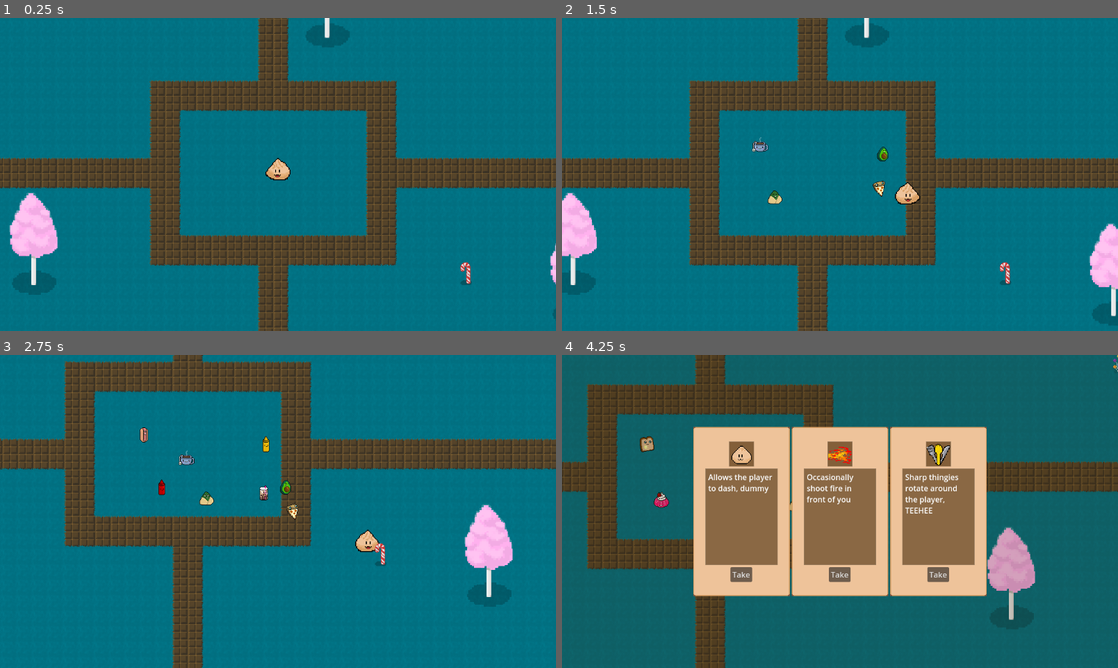
Above: before the commit, frames 1-4 (two rows, left to right).
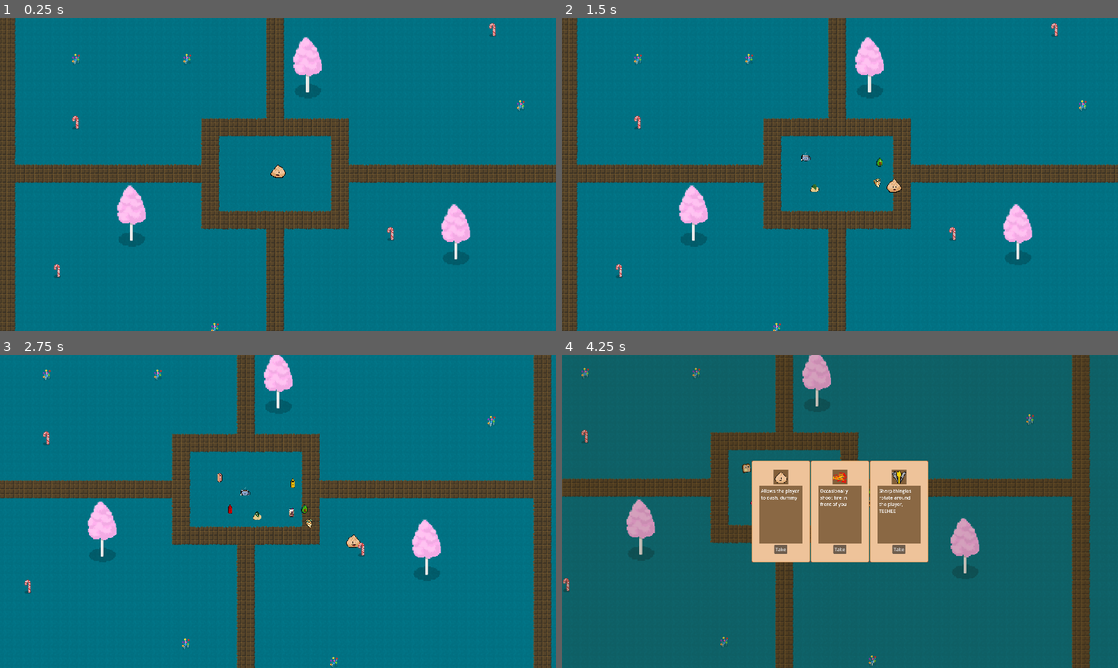
Above: after the commit, the same moments.

Repository: SteamedKoko/Gluttony
Game: Godot game, scene res://scenes/arena/arena.tscn
Same seed, same stepped clock (60 frames per second), same inputs: the game is played once before the commit and once after it.
Inputs:
- Up to frame 1 (0.25 s): no input
- Up to frame 2 (1.5 s): tap Enter at 0.5 s; hold F (right) 0.53-1.28 s; hold J (dash) 0.53-1.28 s; hold Down (down) from 1.28 s (still down); tap J (dash) at 1.35 s
- Up to frame 3 (2.75 s): release Down (down) at 2.03 s; hold F (right) from 2.03 s (still down); hold J (dash) from 2.03 s (still down)
- Up to frame 4 (4.25 s): release F (right) at 2.78 s; release J (dash) at 2.78 s; hold Up (up) 2.78-3.53 s; tap J (dash) at 2.85 s; hold S (left) from 3.53 s (still down); hold J (dash) from 3.53 s (still down)

The runs differ from the first frame. In frame 1, 28% of the frame differs, in the area x 0-100%, y 0-100%; in frame 2, 30%; in frame 3, 32%; in frame 4, 44%.

Commit message:
refactor: skill attributes and levels, skill manager skill selection

Diff:
--- /dev/null
+++ b/components/attack/animated_attack.gd
@@ -0,0 +1,59 @@
+class_name AnimatedAttack
+extends Area2D
+
+@export var animated_sprite: AnimatedSprite2D
+@export var damage: int = 0
+@export var damage_cooldown: float = 0
+@export var knockback: float = 0
+@export var frame_to_enable_collider: int = 0
+@export var frame_to_end_collider: int = 0
+@export var time_to_cast: float = 0
+
+var execute_timer: Timer
+
+signal dealt_damage()
+
+func _ready() -> void:
+
+	execute_timer = Timer.new()
+	execute_timer.timeout.connect(_on_execute_timeout)
+	execute_timer.wait_time = time_to_cast
+	execute_timer.autostart = true
+
+	self.add_child(execute_timer)
+	animated_sprite.visible = false
+	animated_sprite.frame_changed.connect(_on_animated_sprite_changed)
+	animated_sprite.animation_finished.connect(_on_animated_sprite_finished)
+
+
+func _on_execute_timeout() -> void:
+	animated_sprite.play()
+	animated_sprite.visible = true
+
+func _on_animated_sprite_changed() -> void:
+	if animated_sprite.frame == frame_to_enable_collider:
+		monitoring = true
+
+	if animated_sprite.frame == frame_to_end_collider:
+		monitoring = false
+
+func _on_animated_sprite_finished() -> void:
+	monitoring = false
+	animated_sprite.visible = false
+
+func check_and_apply_damage():
+	if not monitoring:
+		return
+
+	var overlap = get_overlapping_areas()
+	for ob in overlap:
+		_try_hurt_hurtbox(ob)
+
+
+func _try_hurt_hurtbox(ob: Node):
+	if(ob is HurtBox):
+		if ob.try_receive_continuous_damage(damage, knockback, damage_cooldown, name):
+			dealt_damage.emit()
+
+func _physics_process(_delta: float) -> void:
+	check_and_apply_damage()
--- /dev/null
+++ b/components/attack/animated_attack.tscn
@@ -0,0 +1,6 @@
+[gd_scene load_steps=2 format=3 uid="uid://dt6fng5typ03j"]
+
+[ext_resource type="Script" uid="uid://6idlg50g4u4m" path="res://components/attack/animated_attack.gd" id="1_cloqr"]
+
+[node name="AnimatedAttack" type="Area2D"]
+script = ExtResource("1_cloqr")
--- /dev/null
+++ b/components/attack/attack.gd
@@ -0,0 +1,22 @@
+class_name Attack
+extends Area2D
+
+@export var damage: float = 0
+@export var knockback = 0
+
+signal dealt_damage()
+
+func check_and_apply_damage():
+	if not monitoring:
+		return
+
+	var overlap = get_overlapping_areas()
+	for ob in overlap:
+		if(ob is HurtBox):
+			if ob.try_receive_damage(damage, knockback):
+				dealt_damage.emit()
+
+
+
+func _physics_process(_delta: float) -> void:
+	check_and_apply_damage()
--- /dev/null
+++ b/components/attack/attack.tscn
@@ -0,0 +1,8 @@
+[gd_scene load_steps=2 format=3 uid="uid://cd07nhfaef5cy"]
+
+[ext_resource type="Script" uid="uid://1ab276wrgw0r" path="res://components/attack/attack.gd" id="1_18j6u"]
+
+[node name="Attack" type="Area2D"]
+collision_layer = 0
+collision_mask = 0
+script = ExtResource("1_18j6u")
--- a/utils/health/health.tscn
+++ b/components/health/health.tscn
@@ -1,6 +1,6 @@
 [gd_scene load_steps=2 format=3 uid="uid://dtqtnwsjxg55d"]
 
-[ext_resource type="Script" uid="uid://cfbnkrrci5jjf" path="res://utils/health/health.gd" id="1_y5ksp"]
+[ext_resource type="Script" uid="uid://cfbnkrrci5jjf" path="res://components/health/health.gd" id="1_y5ksp"]
 
 [node name="Health" type="Node"]
 script = ExtResource("1_y5ksp")
--- a/utils/hurt_box/hurt_box.gd
+++ b/components/hurt_box/hurt_box.gd
@@ -9,7 +9,7 @@
 signal took_damage(dmg)
 signal got_knocked_back(knockback)
 
-func receive_damage(damage: float, knockback: float) -> bool:
+func try_receive_damage(damage: float, knockback: float) -> bool:
 	health.take_health(damage)
 	took_damage.emit(damage)
 
@@ -19,7 +19,7 @@
 	return true
 
 
-func receive_continuous_damage(damage: float, knockback: float,dmg_cooldown: float, key: String) -> bool:
+func try_receive_continuous_damage(damage: float, knockback: float, dmg_cooldown: float, key: String) -> bool:
 	if damage_source_dictionary.has(key):
 		return false
 
@@ -37,10 +37,3 @@
 
 func remove_damage_timeout(key: String):
 	damage_source_dictionary.erase(key)
-
-
-# func iframes():
-# 	if monitoring:
-# 		monitoring = false
-# 		await get_tree().create_timer(invulerability_time_seconds).timeout
-# 		monitoring = true
--- a/utils/hurt_box/hurt_box.tscn
+++ b/components/hurt_box/hurt_box.tscn
@@ -1,6 +1,6 @@
 [gd_scene load_steps=2 format=3 uid="uid://cy0ic1sihaot4"]
 
-[ext_resource type="Script" uid="uid://b0010kpx51nj5" path="res://utils/hurt_box/hurt_box.gd" id="1_e04rp"]
+[ext_resource type="Script" uid="uid://b0010kpx51nj5" path="res://components/hurt_box/hurt_box.gd" id="1_e04rp"]
 
 [node name="HurtBox" type="Area2D"]
 collision_layer = 0
--- a/utils/soft_collision/soft_collision.tscn
+++ b/components/soft_collision/soft_collision.tscn
@@ -1,6 +1,6 @@
 [gd_scene load_steps=3 format=3 uid="uid://cmiuc2trhsyq7"]
 
-[ext_resource type="Script" uid="uid://bf3dlhtah0i8g" path="res://utils/soft_collision/soft_collision.gd" id="1_h44i1"]
+[ext_resource type="Script" uid="uid://bf3dlhtah0i8g" path="res://components/soft_collision/soft_collision.gd" id="1_h44i1"]
 
 [sub_resource type="CircleShape2D" id="CircleShape2D_leeyd"]
 radius = 15.0333
--- a/utils/sprite_loader/sprite_loader.tscn
+++ b/components/sprite_loader/sprite_loader.tscn
@@ -1,6 +1,6 @@
 [gd_scene load_steps=3 format=3 uid="uid://btiour3vke172"]
 
-[ext_resource type="Script" uid="uid://83j4mmrobihj" path="res://utils/sprite_loader/sprite_loader.gd" id="1_0u5yo"]
+[ext_resource type="Script" uid="uid://83j4mmrobihj" path="res://components/sprite_loader/sprite_loader.gd" id="1_0u5yo"]
 
 [sub_resource type="SpriteFrames" id="SpriteFrames_10fmt"]
 
--- a/entities/monsters/consumable_monster.tscn
+++ b/entities/monsters/consumable_monster.tscn
@@ -1,10 +1,10 @@
 [gd_scene load_steps=10 format=3 uid="uid://bq0pxhpgrk6oq"]
 
 [ext_resource type="Script" uid="uid://c2eys7m02t08e" path="res://entities/monsters/consumable_monster.gd" id="1_8t66q"]
-[ext_resource type="PackedScene" uid="uid://cmiuc2trhsyq7" path="res://utils/soft_collision/soft_collision.tscn" id="2_fphre"]
-[ext_resource type="PackedScene" uid="uid://cd07nhfaef5cy" path="res://utils/attack/attack.tscn" id="3_8t66q"]
-[ext_resource type="PackedScene" uid="uid://cy0ic1sihaot4" path="res://utils/hurt_box/hurt_box.tscn" id="4_34hvv"]
-[ext_resource type="PackedScene" uid="uid://dtqtnwsjxg55d" path="res://utils/health/health.tscn" id="5_fcyur"]
+[ext_resource type="PackedScene" uid="uid://cmiuc2trhsyq7" path="res://components/soft_collision/soft_collision.tscn" id="2_fphre"]
+[ext_resource type="PackedScene" uid="uid://cd07nhfaef5cy" path="res://components/attack/attack.tscn" id="3_8t66q"]
+[ext_resource type="PackedScene" uid="uid://cy0ic1sihaot4" path="res://components/hurt_box/hurt_box.tscn" id="4_34hvv"]
+[ext_resource type="PackedScene" uid="uid://dtqtnwsjxg55d" path="res://components/health/health.tscn" id="5_fcyur"]
 [ext_resource type="PackedScene" uid="uid://diacs8ggepls7" path="res://entities/damage_display/damage_display.tscn" id="6_te0qj"]
 [ext_resource type="PackedScene" uid="uid://dk01m2ccduj5w" path="res://entities/knockback/knockback.tscn" id="7_2mdf2"]
 
--- a/entities/player/player.gd
+++ b/entities/player/player.gd
@@ -40,7 +40,6 @@
 	while current_exp >= next_level_experience:
 		current_level+=1
 		next_level_experience += pow(current_level, exp_scaling) + exp_per_level
-		print('sent signal')
 		leveled_up.emit()
 		health.take_max_health(max_health_lost_per_level)
 
--- a/entities/player/player.tscn
+++ b/entities/player/player.tscn
@@ -2,8 +2,8 @@
 
 [ext_resource type="Script" uid="uid://dbmggphqcyl8" path="res://entities/player/player.gd" id="1_abrql"]
 [ext_resource type="Texture2D" uid="uid://buj8jnnj66ub8" path="res://entities/player/sprites/v1_4frame3.png" id="1_symyc"]
-[ext_resource type="PackedScene" uid="uid://cy0ic1sihaot4" path="res://utils/hurt_box/hurt_box.tscn" id="3_sglur"]
-[ext_resource type="PackedScene" uid="uid://dtqtnwsjxg55d" path="res://utils/health/health.tscn" id="4_bls4j"]
+[ext_resource type="PackedScene" uid="uid://cy0ic1sihaot4" path="res://components/hurt_box/hurt_box.tscn" id="3_sglur"]
+[ext_resource type="PackedScene" uid="uid://dtqtnwsjxg55d" path="res://components/health/health.tscn" id="4_bls4j"]
 [ext_resource type="PackedScene" uid="uid://diacs8ggepls7" path="res://entities/damage_display/damage_display.tscn" id="5_fkugw"]
 
 [sub_resource type="RectangleShape2D" id="RectangleShape2D_abrql"]
--- a/entities/skills/base_skill.gd
+++ b/entities/skills/base_skill.gd
@@ -1,57 +1,17 @@
 class_name BaseSkill
 extends Node2D
 
-@export var time_to_cast: float = 0
-@export var frame_to_enable_collider: int = 0
-@export var frame_to_end_collider: int = 0
-@export var damage: int
-@export var damage_cooldown: float
-@export var knockback: float
+@export var base_size: Vector2 = Vector2.ONE
+@export var damage_multiplyer: float = 1
+@export var knockback_multiplyer: float = 1
+@export var size_multiplyer: Vector2 = Vector2.ONE
 
-var animated_sprite: AnimatedSprite2D
-var execute_timer: Timer
-var attack: Attack
+var level: int = 1
+var can_level: bool = true
 
-var level: int = 1 :
-	set(value):
-		if(attack):
-			attack.damage = damage * (level * damage_multiplyer)
-		level = value
+func level_up() -> void:
+	level += 1
+	level_up_action()
 
-var damage_multiplyer: float = 1
-
-func _ready() -> void:
-	execute_timer = Timer.new()
-	execute_timer.timeout.connect(_on_execute_timeout)
-	execute_timer.wait_time = time_to_cast
-	execute_timer.autostart = true
-	self.add_child(execute_timer)
-
-	animated_sprite = $AnimatedSprite2D
-	animated_sprite.visible = false
-	animated_sprite.frame_changed.connect(_on_animated_sprite_changed)
-	animated_sprite.animation_finished.connect(_on_animated_sprite_finished)
-
-	attack = $Attack
-	attack.damage = damage
-	attack.damage_cooldown = damage_cooldown
-	attack.monitoring = false
-	attack.knockback = knockback
-
-
-func _on_execute_timeout() -> void:
-	animated_sprite.play()
-	animated_sprite.visible = true
-
-
-func _on_animated_sprite_changed() -> void:
-	if animated_sprite.frame == frame_to_enable_collider:
-		attack.monitoring = true
-
-	if animated_sprite.frame == frame_to_end_collider:
-		attack.monitoring = false
-
-
-func _on_animated_sprite_finished() -> void:
-	attack.monitoring = false
-	animated_sprite.visible = false
+func level_up_action() -> void:
+	pass
--- a/entities/skills/dash/dash.gd
+++ b/entities/skills/dash/dash.gd
@@ -1,4 +1,5 @@
-extends Node2D
+class_name Dash
+extends BaseSkill
 
 @export var dash_timer_seconds: float = .2
 @export var dash_velocity: float = 800
@@ -7,6 +8,9 @@
 @onready var dash_cooldown_timer: Timer = $DashCooldownTimer
 
 var player: Player = GameManager.player
+
+func _ready() -> void:
+	can_level = false
 
 func get_dash():
 	var dash_pressed = Input.is_action_pressed("dash")
--- a/entities/skills/fire/fire.gd
+++ b/entities/skills/fire/fire.gd
@@ -1,25 +1,19 @@
 class_name Fire
 extends BaseSkill
 
-@export var base_fire_size = Vector2(1,1)
-
+@onready var attack: AnimatedAttack = $AnimatedAttack
 @onready var flame_position: Node2D = GameManager.player.get_node("FirePosition")
 
-var fire_size: Vector2 :
-	get:
-		return base_fire_size * level * size_multiplyer
+var flip_vector = Vector2(-1,1)
 
-var flip_vector = Vector2(-1,1)
-var size_multiplyer: float = 1.5
+func _get_fire_size() -> Vector2:
+	return base_size * level * size_multiplyer
 
-func _ready() -> void:
-	damage_multiplyer = 2
-	super._ready()
+func _physics_process(_delta: float) -> void:
+	global_position = flame_position.global_position
+	var fire_size = _get_fire_size()
+	scale = fire_size if flame_position.global_scale.y < 0 else fire_size * flip_vector
 
-
-func _physics_process(delta: float) -> void:
-	global_position = flame_position.global_position
-	if flame_position.global_scale.y < 0:
-		scale = fire_size
-	else:
-		scale = (fire_size * flip_vector)
+func level_up_action() -> void:
+	attack.damage = ceil(attack.damage * damage_multiplyer)
+	attack.knockback = ceil(attack.knockback * knockback_multiplyer)
--- a/entities/skills/fire/fire.tscn
+++ b/entities/skills/fire/fire.tscn
@@ -2,7 +2,7 @@
 
 [ext_resource type="Script" uid="uid://b8rr4idkpjqxi" path="res://entities/skills/fire/fire.gd" id="1_uljsr"]
 [ext_resource type="Texture2D" uid="uid://c6owp5podsk4s" path="res://entities/skills/sprites/flame.webp" id="2_d3yk2"]
-[ext_resource type="Script" uid="uid://1ab276wrgw0r" path="res://utils/attack/attack.gd" id="3_vb2om"]
+[ext_resource type="PackedScene" uid="uid://dt6fng5typ03j" path="res://components/attack/animated_attack.tscn" id="4_gkobn"]
 
 [sub_resource type="AtlasTexture" id="AtlasTexture_vb2om"]
 atlas = ExtResource("2_d3yk2")
@@ -153,13 +153,11 @@
 
 [node name="Fire" type="Node2D"]
 z_index = 1
+scale = Vector2(-1, 1)
 script = ExtResource("1_uljsr")
-time_to_cast = 1.0
-frame_to_enable_collider = 4
-frame_to_end_collider = 16
-damage = 10
-damage_cooldown = 0.05
-knockback = 10.0
+damage_multiplyer = 1.8
+knockback_multiplyer = 1.1
+size_multiplyer = Vector2(1.5, 1.5)
 metadata/_custom_type_script = "uid://yl8d3y4n64eg"
 
 [node name="AnimatedSprite2D" type="AnimatedSprite2D" parent="."]
@@ -168,15 +166,17 @@
 frame = 23
 frame_progress = 1.0
 
-[node name="Attack" type="Area2D" parent="."]
+[node name="AnimatedAttack" parent="." node_paths=PackedStringArray("animated_sprite") instance=ExtResource("4_gkobn")]
 position = Vector2(32, 0)
 collision_layer = 0
 collision_mask = 4
-script = ExtResource("3_vb2om")
+animated_sprite = NodePath("../AnimatedSprite2D")
+damage = 10
 damage_cooldown = 0.3
-damage_type = 1
-metadata/_custom_type_script = "uid://1ab276wrgw0r"
+knockback = 50.0
+frame_to_enable_collider = 4
+frame_to_end_collider = 18
+time_to_cast = 1.0
 
-[node name="CollisionShape2D2" type="CollisionShape2D" parent="Attack"]
-position = Vector2(-0.5, 0)
+[node name="CollisionShape2D" type="CollisionShape2D" parent="AnimatedAttack"]
 shape = SubResource("RectangleShape2D_vb2om")
--- a/entities/skills/lightning/lightning.gd
+++ b/entities/skills/lightning/lightning.gd
@@ -2,10 +2,11 @@
 extends BaseSkill
 
 @export var area_around_player: Vector2 = Vector2(300,300)
-@export var min_area_around_player: Vector2 = Vector2(20,20)
+@export var min_area_around_player: Vector2 = Vector2(5,5)
+
+@onready var attack: AnimatedAttack = $AnimatedAttack
 
 var refresh_spawnpoint: bool = true
-var direction: Array = [-1, 1]
 
 var spawn_point: Vector2
 var spawn_direction: int
@@ -16,10 +17,11 @@
 	new_point.x = randf_range(min_area_around_player.x, area_around_player.x)
 	new_point.y = randf_range(min_area_around_player.y, area_around_player.y)
 	spawn_point = new_point
-	spawn_direction = direction.pick_random()
+	spawn_direction = [-1, 1].pick_random()
+
 
 func _physics_process(_delta: float) -> void:
-	if !animated_sprite.visible:
+	if !attack.animated_sprite.visible:
 		global_position = GameManager.player.global_position + (spawn_point * spawn_direction)
 		if refresh_spawnpoint:
 			get_new_spawnpoint()
@@ -27,3 +29,10 @@
 
 	else:
 		refresh_spawnpoint = true
+
+
+func level_up_action() -> void:
+	attack.damage = ceil(attack.damage * damage_multiplyer)
+	attack.knockback = ceil(attack.knockback * knockback_multiplyer)
+	scale *=  size_multiplyer
+	print(scale)
--- a/entities/skills/lightning/lightning.tscn
+++ b/entities/skills/lightning/lightning.tscn
@@ -2,10 +2,7 @@
 
 [ext_resource type="Script" uid="uid://pta31wptyk7s" path="res://entities/skills/lightning/lightning.gd" id="1_5jdx2"]
 [ext_resource type="Texture2D" uid="uid://b5haco536oqnd" path="res://entities/skills/sprites/lightning.png" id="2_rljlk"]
-[ext_resource type="PackedScene" uid="uid://cd07nhfaef5cy" path="res://utils/attack/attack.tscn" id="2_vj8le"]
-
-[sub_resource type="RectangleShape2D" id="RectangleShape2D_rljlk"]
-size = Vector2(111, 70)
+[ext_resource type="PackedScene" uid="uid://dt6fng5typ03j" path="res://components/attack/animated_attack.tscn" id="4_mvkiv"]
 
 [sub_resource type="AtlasTexture" id="AtlasTexture_vj8le"]
 atlas = ExtResource("2_rljlk")
@@ -71,21 +68,30 @@
 "speed": 20.0
 }]
 
+[sub_resource type="RectangleShape2D" id="RectangleShape2D_rljlk"]
+size = Vector2(111, 70)
+
 [node name="Lightning" type="Node2D"]
 script = ExtResource("1_5jdx2")
-time_to_cast = 1.0
-frame_to_enable_collider = 4
+damage_multiplyer = 1.5
+knockback_multiplyer = 1.2
+size_multiplyer = Vector2(1.1, 1.1)
 metadata/_custom_type_script = "uid://yl8d3y4n64eg"
 
-[node name="Attack" parent="." instance=ExtResource("2_vj8le")]
+[node name="AnimatedSprite2D" type="AnimatedSprite2D" parent="."]
+position = Vector2(0, -160)
+sprite_frames = SubResource("SpriteFrames_y2fqs")
+frame = 4
+
+[node name="AnimatedAttack" parent="." node_paths=PackedStringArray("animated_sprite") instance=ExtResource("4_mvkiv")]
+collision_layer = 0
 collision_mask = 4
-damage_type = 2
+animated_sprite = NodePath("../AnimatedSprite2D")
+damage = 50
+damage_cooldown = 0.5
+knockback = 200.0
+frame_to_enable_collider = 3
+frame_to_end_collider = 6
 
-[node name="CollisionShape2D" type="CollisionShape2D" parent="Attack"]
-position = Vector2(-5.5, 136)
+[node name="CollisionShape2D" type="CollisionShape2D" parent="AnimatedAttack"]
 shape = SubResource("RectangleShape2D_rljlk")
-
-[node name="AnimatedSprite2D" type="AnimatedSprite2D" parent="."]
-sprite_frames = SubResource("SpriteFrames_y2fqs")
-frame = 7
-frame_progress = 1.0
--- a/entities/skills/sharp_thingies/sharp_thingies.gd
+++ b/entities/skills/sharp_thingies/sharp_thingies.gd
@@ -1,9 +1,8 @@
 class_name SharpThingies
-extends Node2D
+extends BaseSkill
 
 @export var rotation_speed: float = 180.0
 @export var radius: float = 50.0
-@export var damage_multiplyer: float = 1
 @export var damage_cooldown: float = .5
 @export var knockback = 400
 
@@ -33,19 +32,36 @@
 	FORK,
 	SPORK
 }
-
+const DEGREES_TO_POSITION_THINGIES: int = 360
 
 func _ready() -> void:
-	#this hacky as hell boi, we will want a way to add new ones in and recalculate angle around origin for all
-	for key in SHARP_THINGY_RESOURCES.keys():
-		var thingy_obj = SHARP_THINGY_RESOURCES.get(key)
-		var thingy: SharpThingy = sharp_thingy_scene.instantiate()
-		thingy.sprite_resource = thingy_obj.resource
-		thingy.damage = thingy_obj.damage * damage_multiplyer
+	add_random_sharp_thing()
+
+func add_random_sharp_thing() -> void:
+	var random_thingy = SHARP_THINGY_RESOURCES.keys().pick_random()
+	return add_sharp_thingy(random_thingy)
+
+func add_sharp_thingy(key: SharpThingyOptions) -> void:
+	var thingy_obj = SHARP_THINGY_RESOURCES.get(key)
+	var thingy: SharpThingy = sharp_thingy_scene.instantiate()
+	thingy.sprite_resource = thingy_obj.resource
+	thingy.base_damage = thingy_obj.damage
+	thingies.append(thingy)
+	add_child(thingy)
+
+func rework_thingies() -> void:
+	for i in range(thingies.size()):
+		var thingy: SharpThingy = thingies[i]
+		thingy.damage = thingy.base_damage * damage_multiplyer
 		thingy.rotation_speed = rotation_speed
 		thingy.radius = radius
 		thingy.knockback = knockback
-		thingy.current_angle = deg_to_rad(120*thingies.size())
-		thingy.damage_cooldown = damage_cooldown
-		thingies.append(thingy)
-		self.add_child(thingy)
+		# thingy.damage_cooldown = damage_cooldown
+
+		#need to get rotation of current thingy
+		thingy.current_angle = deg_to_rad((DEGREES_TO_POSITION_THINGIES / thingies.size()) * i)
+
+
+func level_up_action() -> void:
+	add_random_sharp_thing()
+	rework_thingies()
--- a/entities/skills/sharp_thingies/sharp_thingies.tscn
+++ b/entities/skills/sharp_thingies/sharp_thingies.tscn
@@ -4,3 +4,5 @@
 
 [node name="SharpThingies" type="Node2D"]
 script = ExtResource("1_21scr")
+damage_multiplyer = 1.2
+knockback_multiplyer = 1.1
--- a/entities/skills/sharp_thingies/sharp_thingy.gd
+++ b/entities/skills/sharp_thingies/sharp_thingy.gd
@@ -2,6 +2,8 @@
 extends Attack
 
 @onready var player: Player = get_tree().get_first_node_in_group("player")
+
+var base_damage: int = 0
 
 var rotation_speed = 90.0
 var sprite_resource: Resource
@@ -11,7 +13,6 @@
 func _ready() -> void:
 	var sprite: Sprite2D = $Sprite2D
 	sprite.texture = sprite_resource
-	damage_type = DAMAGE_TYPE.SHARP_THINGY
 
 func _physics_process(delta: float) -> void:
 	current_angle += deg_to_rad(rotation_speed) * delta
--- a/globals/skill_manager.gd
+++ b/globals/skill_manager.gd
@@ -59,17 +59,24 @@
 
 
 func get_random_skills(numberToGrab: int) -> Array:
-	var randomized_array: Array = skills.keys()
-	print(randomized_array)
-	randomized_array.shuffle()
-	return randomized_array.slice(0, numberToGrab)
+	var to_shuffle = []
+	for s in skills:
+		var skill= active_skills.get(skills.get(s))
+		if skill and skill.can_level:
+			to_shuffle.append(s)
+		elif not skill:
+			to_shuffle.append(s)
+
+	to_shuffle.shuffle()
+	return to_shuffle.slice(0, min(numberToGrab, to_shuffle.size()))
 
 
-func add_skill(skill_enum: skills) -> void:
-	var skill = active_skills.get(skill_enum)
+func alter_skills(skill_enum: skills) -> void:
+	var skill: BaseSkill = active_skills.get(skill_enum)
 	if skill:
-		skill.level += 1
+		skill.level_up()
 		return
+
 	var new_skill = ALL_SKILLS.get(skill_enum).scene.instantiate()
 	active_skills[skill_enum] = new_skill
 	add_child(new_skill)
--- a/project.godot
+++ b/project.godot
@@ -24,6 +24,8 @@
 
 [display]
 
+window/size/viewport_width=1920
+window/size/viewport_height=1080
 window/stretch/mode="viewport"
 window/stretch/aspect="expand"
 window/dpi/allow_hidpi=false
--- a/ui/level_up_menu/level_up_menu.gd
+++ b/ui/level_up_menu/level_up_menu.gd
@@ -24,7 +24,7 @@
 		child.call_deferred('queue_free')
 
 	levels_left = max(0, levels_left-1)
-	GlobalSkillManager.add_skill(skill)
+	GlobalSkillManager.alter_skills(skill)
 
 	if levels_left > 0:
 		opt_for_skill()
--- a/ui/level_up_menu/skill_option.gd
+++ b/ui/level_up_menu/skill_option.gd
@@ -6,7 +6,6 @@
 signal chose_skill(skill: GlobalSkillManager.skills)
 
 func _ready() -> void:
-	print(skill)
 	var skill_info = GlobalSkillManager.get_skill(skill)
 	%SkillSprite.texture = skill_info.get("icon")
 	%SkillDescription.text = skill_info.get("description")
--- a/utils/attack/attack.gd
+++ /dev/null
@@ -1,42 +0,0 @@
-class_name Attack
-extends Area2D
-
-enum DAMAGE_TYPE {
-	NONE,
-	FIRE,
-	LIGHTNING,
-	SHARP_THINGY
-}
-
-@export var damage: float = 0
-@export var damage_cooldown: float = 0
-@export var damage_type: DAMAGE_TYPE
-@export var angle_offset: float = 0
-@export var knockback = 0
-
-signal dealt_damage()
-
-func check_and_apply_damage():
-	if not monitoring:
-		return
-
-	var overlap = get_overlapping_areas()
-	for ob in overlap:
-		if(ob is HurtBox):
-			var did_damage = false
-			if damage_cooldown == 0:
-				did_damage = ob.receive_damage(damage, knockback)
-			else:
-				did_damage = ob.receive_continuous_damage(damage, knockback, damage_cooldown, str(damage_type))
-
-			if did_damage:
-				dealt_damage.emit()
-
-
-
-func _physics_process(_delta: float) -> void:
-	check_and_apply_damage()
-
-
-func _on_area_entered(area:Area2D) -> void:
-	pass
--- a/utils/attack/attack.tscn
+++ /dev/null
@@ -1,10 +0,0 @@
-[gd_scene load_steps=2 format=3 uid="uid://cd07nhfaef5cy"]
-
-[ext_resource type="Script" uid="uid://1ab276wrgw0r" path="res://utils/attack/attack.gd" id="1_18j6u"]
-
-[node name="Attack" type="Area2D"]
-collision_layer = 0
-collision_mask = 0
-script = ExtResource("1_18j6u")
-
-[connection signal="area_entered" from="." to="." method="_on_area_entered"]
Not shown, added: components/attack/animated_attack.gd.uid
Renamed: utils/attack/attack.gd.uid -> components/attack/attack.gd.uid
Renamed: utils/health/health.gd -> components/health/health.gd
Renamed: utils/health/health.gd.uid -> components/health/health.gd.uid
Renamed: utils/hurt_box/hurt_box.gd.uid -> components/hurt_box/hurt_box.gd.uid
Renamed: utils/soft_collision/soft_collision.gd -> components/soft_collision/soft_collision.gd
Renamed: utils/soft_collision/soft_collision.gd.uid -> components/soft_collision/soft_collision.gd.uid
Renamed: utils/sprite_loader/sprite_loader.gd -> components/sprite_loader/sprite_loader.gd
Renamed: utils/sprite_loader/sprite_loader.gd.uid -> components/sprite_loader/sprite_loader.gd.uid
